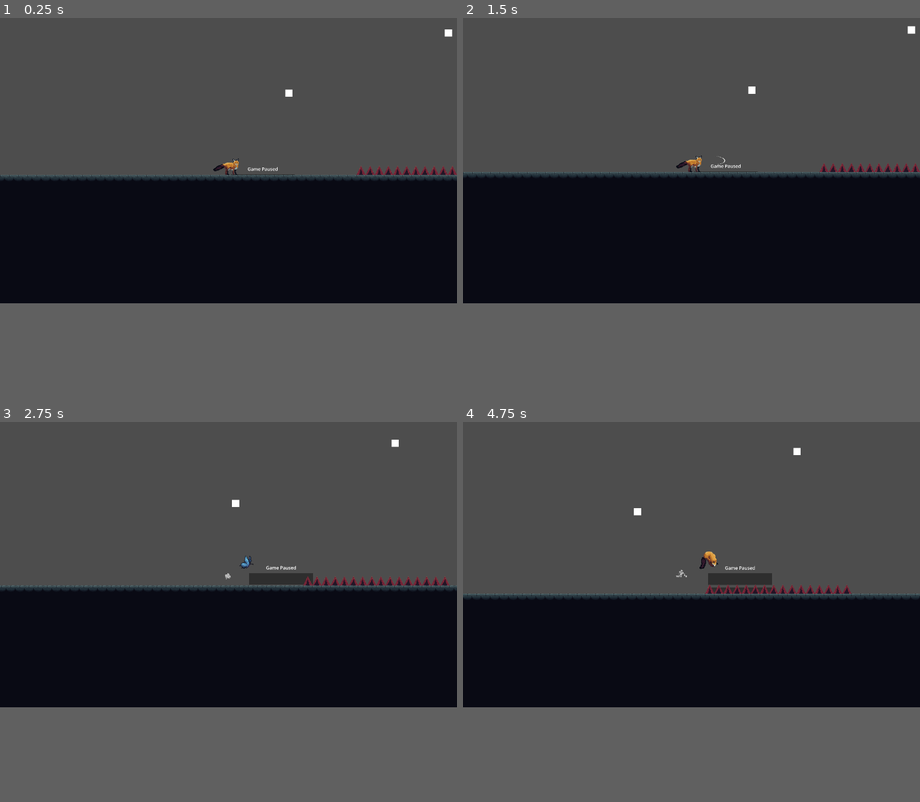
Above: before the commit, frames 1-4 (two rows, left to right).
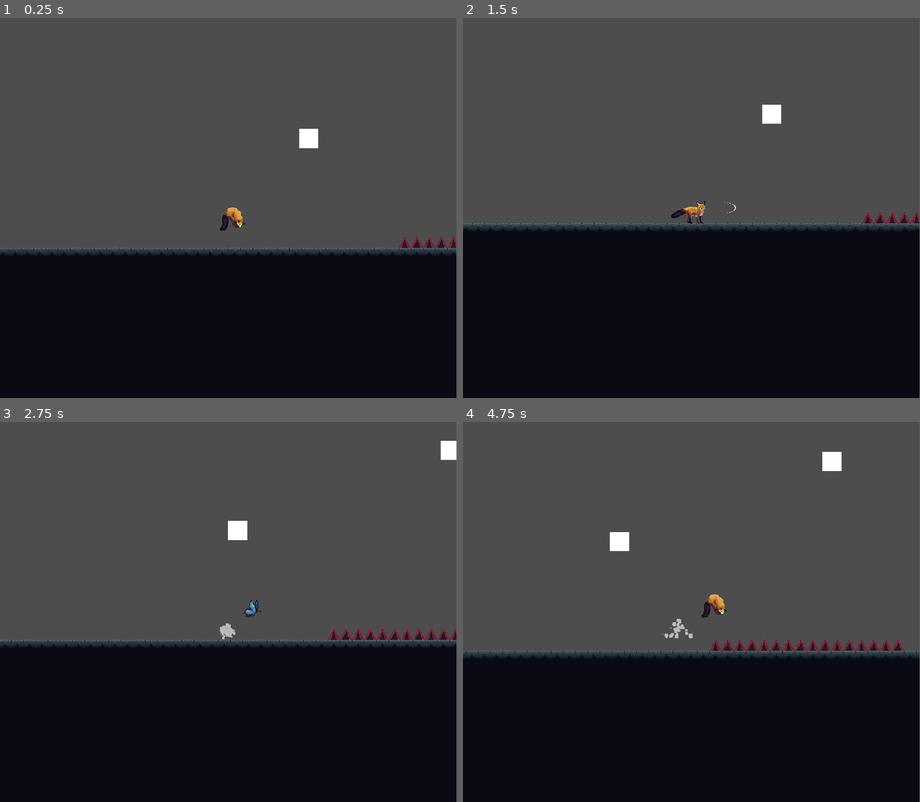
Above: after the commit, the same moments.

Repository: rcfisch/something_freaky
Game: Godot game, scene res://Levels/Testing/testing.tscn
Same seed, same stepped clock (60 frames per second), same inputs: the game is played once before the commit and once after it. This scene is started directly instead of the project's main scene.
Inputs (mouse positions are in pixels of both pictures, inside the frame that each line leads up to):
- Up to frame 1 (0.25 s): no input
- Up to frame 2 (1.5 s): click (723, 177) at 0.52 s; click (723, 192) at 1.27 s
- Up to frame 3 (2.75 s): tap Enter at 2 s; move the mouse to (329, 551) at 2.02 s; hold D (right) from 2.03 s (still down); tap 1 (1) at 2.1 s; tap Space (jump) at 2.27, 2.57 s; tap 2 (2) at 2.3 s
- Up to frame 4 (4.75 s): move the mouse to (600, 577) at 2.77 s; tap 2 (2) at 2.85 s; tap Space (jump) at 3.02, 3.32, 3.8, 4.35, 4.52 s; click (600, 577) at 3.05 s; move the mouse to (737, 501) at 3.52 s; release D (right) at 3.53 s; press the mouse at (737, 501) at 3.53 s; hold A (left) 3.53-4.28 s; move the mouse to (668, 623) at 4.27 s; release the mouse at (668, 623) at 4.28 s; hold D (right) from 4.28 s (still down); tap 1 (1) at 4.55 s
In our replay, the window is 800x500 before the commit and 799x666 after it. These sizes can differ from the game's own. Grey fills any space a smaller window leaves; there, only what the larger window draws over its background counts as a difference.

The runs differ from the first frame. In frame 1, 21% of the frame differs, in the area x 0-100%, y 3-76%; in frame 2, 15%; in frame 3, 17%; in frame 4, 18%.

Commit message:
updated resolution to 1080p, added pause menu

Diff:
--- a/Entities/Attack/attack.tscn
+++ b/Entities/Attack/attack.tscn
@@ -4,7 +4,7 @@
 [ext_resource type="Texture2D" uid="uid://p0g2qw5p8sqd" path="res://Assets/Testing/attack_animated.png" id="2_16m47"]
 
 [sub_resource type="RectangleShape2D" id="RectangleShape2D_16m47"]
-size = Vector2(872, 320)
+size = Vector2(436, 160)
 
 [sub_resource type="AtlasTexture" id="AtlasTexture_png0q"]
 atlas = ExtResource("2_16m47")
@@ -83,19 +83,19 @@
 script = ExtResource("1_safge")
 
 [node name="AttackHitbox" type="CollisionShape2D" parent="."]
-position = Vector2(518, 0)
+position = Vector2(259, 0)
 shape = SubResource("RectangleShape2D_16m47")
 
 [node name="Sprite" type="AnimatedSprite2D" parent="."]
-position = Vector2(480, 0)
+position = Vector2(240, 0)
 rotation = 1.5708
-scale = Vector2(4, 4)
+scale = Vector2(2, 2)
 sprite_frames = SubResource("SpriteFrames_2665m")
 
 [node name="ConnectParticles" type="CPUParticles2D" parent="."]
-position = Vector2(796, 1)
+position = Vector2(398, 1)
 rotation = 1.5708
-scale = Vector2(10.9129, 3.75339)
+scale = Vector2(5.457, 1.877)
 emitting = false
 amount = 5
 lifetime = 0.19
@@ -113,9 +113,9 @@
 scale_amount_max = 32.0
 
 [node name="ConnectParticles2" type="CPUParticles2D" parent="."]
-position = Vector2(796, 1)
+position = Vector2(398, 1)
 rotation = 1.5708
-scale = Vector2(10.9129, 3.75339)
+scale = Vector2(5.457, 1.877)
 emitting = false
 amount = 5
 lifetime = 0.19
--- a/Entities/Player/camera.tscn
+++ b/Entities/Player/camera.tscn
@@ -1,14 +1,8 @@
-[gd_scene load_steps=3 format=3 uid="uid://bf2rt72mdcbse"]
+[gd_scene load_steps=2 format=3 uid="uid://bf2rt72mdcbse"]
 
 [ext_resource type="Script" uid="uid://c2ho202y2hxhr" path="res://Entities/Player/camera.gd" id="1_vlxm1"]
-[ext_resource type="PackedScene" uid="uid://bl0nr0d80px4x" path="res://GUI/Menus/pause_menu.tscn" id="2_ti3c1"]
 
 [node name="Camera" type="Camera2D"]
-zoom = Vector2(0.2, 0.2)
+zoom = Vector2(0.4, 0.4)
 position_smoothing_enabled = true
 script = ExtResource("1_vlxm1")
-
-[node name="PauseMenu" parent="." instance=ExtResource("2_ti3c1")]
-anchors_preset = 10
-anchor_bottom = 0.0
-grow_vertical = 1
--- a/Entities/Player/player.gd
+++ b/Entities/Player/player.gd
@@ -3,7 +3,7 @@
 var current_control_method : String = "keyboard"
 
 var move_dir : int = 0 # player input axis
-@onready var movement_multiplier : int = 4
+@onready var movement_multiplier : int = 2
 
 static var movement_enabled : bool = true
 @export var accel : int = 100 # ground acceleration, pixels/frame
@@ -32,9 +32,9 @@
 var frames_since_dash_ended : int
 
 # Attack
-var attack_knockback_velocity : float = 2000
-var attack_knockback_bump : float = 2000
-var pogo_velocity : float = 4000
+var attack_knockback_velocity : float = 1000
+var attack_knockback_bump : float = 1000
+var pogo_velocity : float = 2000
 var is_pogoing : bool = false
 var attack_direction : Vector2
 var is_being_knocked_back : bool = false
@@ -43,7 +43,7 @@
 static var attacking : bool = false
 
 # Jump
-@export var jump_height : float = 300 * 4 # jump height
+@export var jump_height : float = 300 * 2 # jump height
 @export var jump_seconds_to_peak : float = 0.5 # time to reach peak of jump
 @export var jump_seconds_to_descent : float = 0.4 # time from peak to ground
 @export var variable_jump_gravity_multiplier : float = 8 # gravity multiplier when jump is released early
@@ -142,7 +142,7 @@
 
 func animate():
 	if movement_enabled:
-		current_sprite.scale.x = facing.x * 15# flip sprite based on facing
+		current_sprite.scale.x = facing.x * 7.5# flip sprite based on facing
 	if Input.is_action_just_pressed("jump"):
 		current_sprite.play("jump")
 		current_sprite.frame = 0
@@ -367,7 +367,7 @@
 			return
 
 		$Camera.freeze_frames(0.2, 0.06)
-		$Camera.start_shake(0.4, 0.94, 20)
+		$Camera.start_shake(0.4, 0.94, 10)
 		double_jump_used = false
 		is_being_knocked_back = true
 		attack_stagger_time = attack_stagger_frames
--- a/Entities/Player/player.tscn
+++ b/Entities/Player/player.tscn
@@ -9,7 +9,7 @@
 [ext_resource type="PackedScene" uid="uid://q2uuguncmxep" path="res://Entities/Attack/attack.tscn" id="5_5c2io"]
 
 [sub_resource type="RectangleShape2D" id="RectangleShape2D_3uyv8"]
-size = Vector2(320, 640)
+size = Vector2(160, 320)
 
 [sub_resource type="Curve" id="Curve_lub02"]
 _data = [Vector2(0, 1), 0.0, 0.0, 0, 0, Vector2(1, 0), 0.0, 0.0, 0, 0]
@@ -159,10 +159,10 @@
 lifetime_randomness = 0.62
 spread = 77.73
 gravity = Vector2(0, 0)
-initial_velocity_min = 202.06
-initial_velocity_max = 929.34
-scale_amount_min = 100.0
-scale_amount_max = 100.0
+initial_velocity_min = 101.03
+initial_velocity_max = 464.67
+scale_amount_min = 50.0
+scale_amount_max = 50.0
 scale_amount_curve = SubResource("Curve_lub02")
 color = Color(0.8, 0.203922, 0, 1)
 color_ramp = SubResource("Gradient_01a4e")
@@ -199,14 +199,14 @@
 sprite_frames = SubResource("SpriteFrames_xr8lj")
 
 [node name="01_Fox" type="AnimatedSprite2D" parent="Sprites"]
-position = Vector2(-24, -161)
-scale = Vector2(15, 15)
+position = Vector2(-12, -80)
+scale = Vector2(7.5, 7.5)
 sprite_frames = SubResource("SpriteFrames_x1y6q")
 animation = &"static"
 
 [node name="02_Butterfly" type="AnimatedSprite2D" parent="Sprites"]
 visible = false
-scale = Vector2(15, 15)
+scale = Vector2(7.5, 7.5)
 sprite_frames = SubResource("SpriteFrames_ap3xn")
 animation = &"jump"
 
--- a/Entities/Testing/hittable_block.tscn
+++ b/Entities/Testing/hittable_block.tscn
@@ -6,6 +6,7 @@
 size = Vector2(200, 200)
 
 [node name="HittableBlock" type="RigidBody2D"]
+scale = Vector2(0.5, 0.5)
 collision_layer = 2
 collision_mask = 2
 gravity_scale = 0.0
--- a/Entities/Testing/spikes.tscn
+++ b/Entities/Testing/spikes.tscn
@@ -4,6 +4,5 @@
 [ext_resource type="Script" uid="uid://b37a1hvadt4sw" path="res://Entities/Testing/spikes.gd" id="2_uou52"]
 
 [node name="spikes" type="TileMapLayer"]
-scale = Vector2(2, 2)
 tile_set = ExtResource("1_uou52")
 script = ExtResource("2_uou52")
--- a/GUI/Menus/pause_menu.gd
+++ b/GUI/Menus/pause_menu.gd
@@ -1,10 +1,24 @@
 extends Control
 
+func _ready():
+	visible = globals.game_paused
 func _process(delta):
 	print("check")
 
 func _input(event):
 	if event.is_action_pressed("pause"):
-		globals.game_paused = !globals.game_paused
-		get_tree().paused = globals.game_paused
-		visible = globals.game_paused
+		toggle_pause()
+
+
+func toggle_pause():
+	globals.game_paused = !globals.game_paused
+	get_tree().paused = globals.game_paused
+	visible = globals.game_paused
+
+
+func _on_resume_pressed():
+	toggle_pause()
+
+
+func _on_quit_pressed():
+	get_tree().quit()
--- a/GUI/Menus/pause_menu.tscn
+++ b/GUI/Menus/pause_menu.tscn
@@ -5,45 +5,47 @@
 [sub_resource type="LabelSettings" id="LabelSettings_p204j"]
 font_size = 128
 
-[node name="PauseMenu" type="Control"]
+[node name="PauseMenu" type="CanvasLayer"]
 process_mode = 3
+
+[node name="Control" type="Control" parent="."]
+z_index = 2
 layout_mode = 3
-anchors_preset = 15
-anchor_right = 1.0
-anchor_bottom = 1.0
-offset_left = -960.0
-offset_top = 540.0
-offset_right = -960.0
-offset_bottom = 540.0
-grow_horizontal = 2
-grow_vertical = 2
+anchors_preset = 0
+offset_right = 40.0
+offset_bottom = 40.0
 script = ExtResource("1_p204j")
 
-[node name="CanvasLayer" type="CanvasLayer" parent="."]
-
-[node name="MarginContainer" type="MarginContainer" parent="."]
-offset_right = 1920.0
-offset_bottom = 1080.0
+[node name="MarginContainer" type="MarginContainer" parent="Control"]
+offset_left = 487.0
+offset_top = 270.0
+offset_right = 1461.0
+offset_bottom = 810.0
 size_flags_vertical = 3
 theme_override_constants/margin_left = 64
 theme_override_constants/margin_top = 64
 theme_override_constants/margin_right = 64
 theme_override_constants/margin_bottom = 64
 
-[node name="VBoxContainer" type="VBoxContainer" parent="MarginContainer"]
+[node name="VBoxContainer" type="VBoxContainer" parent="Control/MarginContainer"]
 layout_mode = 2
 theme_override_constants/separation = 64
 
-[node name="GamePausedLabel" type="Label" parent="MarginContainer/VBoxContainer"]
+[node name="GamePausedLabel" type="Label" parent="Control/MarginContainer/VBoxContainer"]
 layout_mode = 2
 text = "Game Paused"
 label_settings = SubResource("LabelSettings_p204j")
 horizontal_alignment = 1
 
-[node name="Button" type="Button" parent="MarginContainer/VBoxContainer"]
+[node name="Resume" type="Button" parent="Control/MarginContainer/VBoxContainer"]
 layout_mode = 2
 size_flags_vertical = 3
+text = "Resume"
 
-[node name="Button2" type="Button" parent="MarginContainer/VBoxContainer"]
+[node name="Quit" type="Button" parent="Control/MarginContainer/VBoxContainer"]
 layout_mode = 2
 size_flags_vertical = 3
+text = "Quit"
+
+[connection signal="pressed" from="Control/MarginContainer/VBoxContainer/Resume" to="Control" method="_on_resume_pressed"]
+[connection signal="pressed" from="Control/MarginContainer/VBoxContainer/Quit" to="Control" method="_on_quit_pressed"]
--- a/Levels/Testing/main.tscn
+++ b/Levels/Testing/main.tscn
@@ -15,7 +15,7 @@
 max_fall_speed = 1600
 max_fall_speed_gliding = 800
 max_walk_speed = 800
-jump_height = 1200.0
+jump_height = 600.0
 jump_seconds_to_peak = 0.5
 jump_seconds_to_descent = 0.4
 variable_jump_gravity_multiplier = 8.0
--- a/Levels/Testing/test_tile_map_layer.tscn
+++ b/Levels/Testing/test_tile_map_layer.tscn
@@ -16,4 +16,5 @@
 sources/1 = SubResource("TileSetAtlasSource_888pq")
 
 [node name="TileMapLayer" type="TileMapLayer"]
+scale = Vector2(0.5, 0.5)
 tile_set = SubResource("TileSet_paify")
--- a/Levels/Testing/testing.tscn
+++ b/Levels/Testing/testing.tscn
@@ -1,9 +1,10 @@
-[gd_scene load_steps=5 format=4 uid="uid://dbjgtewscvhve"]
+[gd_scene load_steps=6 format=4 uid="uid://dbjgtewscvhve"]
 
 [ext_resource type="PackedScene" uid="uid://c3b38gj488e8g" path="res://Entities/Player/player.tscn" id="1_sf0vi"]
 [ext_resource type="PackedScene" uid="uid://bnqigxa78jeej" path="res://Levels/Testing/test_tile_map_layer.tscn" id="2_hxbe0"]
 [ext_resource type="PackedScene" uid="uid://btwigstmwg41m" path="res://Entities/Testing/hittable_block.tscn" id="3_hxbe0"]
 [ext_resource type="PackedScene" uid="uid://vksp74u88hl5" path="res://Entities/Testing/spikes.tscn" id="4_w0x3l"]
+[ext_resource type="PackedScene" uid="uid://bl0nr0d80px4x" path="res://GUI/Menus/pause_menu.tscn" id="5_u4iir"]
 
 [node name="Testing" type="Node2D"]
 
@@ -14,13 +15,15 @@
 tile_map_data = PackedByteArray("AAD//wAAAQAAAAAAAAAAAAAAAQAAAAAAAAABAAAAAQAAAAAAAAD+/wAAAQAAAAAAAAD9/wAAAQAAAAAAAAACAA …(107408 unchanged characters)…
 
 [node name="HittableBlock" parent="." instance=ExtResource("3_hxbe0")]
-position = Vector2(4135, -7088)
+position = Vector2(2067.5, -3544)
 
 [node name="HittableBlock2" parent="." instance=ExtResource("3_hxbe0")]
-position = Vector2(1690, -2297)
+position = Vector2(845, -1148.5)
 
 [node name="HittableBlock3" parent="." instance=ExtResource("3_hxbe0")]
-position = Vector2(6158, -3984)
+position = Vector2(3079, -1992)
 
 [node name="TileMapLayer2" parent="." instance=ExtResource("4_w0x3l")]
 tile_map_data = PackedByteArray("AAAHAP//AQAAAAAAAAAIAP//AQAAAAAAAAAJAP//AQAAAAAAAAAKAP//AQAAAAAAAAALAP//AQAAAAAAAAAMAP//AQAAAAAAAAANAP//AQAAAAAAAAAOAP//AQAAAAAAAAA=")
+
+[node name="PauseMenu" parent="." instance=ExtResource("5_u4iir")]
--- /dev/null
+++ b/Shaders/pause_menu.gdshader
@@ -0,0 +1,8 @@
+shader_type canvas_item;
+
+uniform sampler2D screen_texture : hint_screen_texture, filter_linear_mipmap;
+uniform float amount : hint_range(0.0, 0.0) = 0.1;
+
+void fragment() {
+    COLOR = textureLod(screen_texture, SCREEN_UV, amount);
+}
--- a/project.godot
+++ b/project.godot
@@ -20,7 +20,7 @@
 
 [display]
 
-window/size/viewport_width=3840
+window/size/viewport_width=1920
 window/size/viewport_height=2160
 window/size/mode=4
 
Not shown, added: Shaders/pause_menu.gdshader.uid
